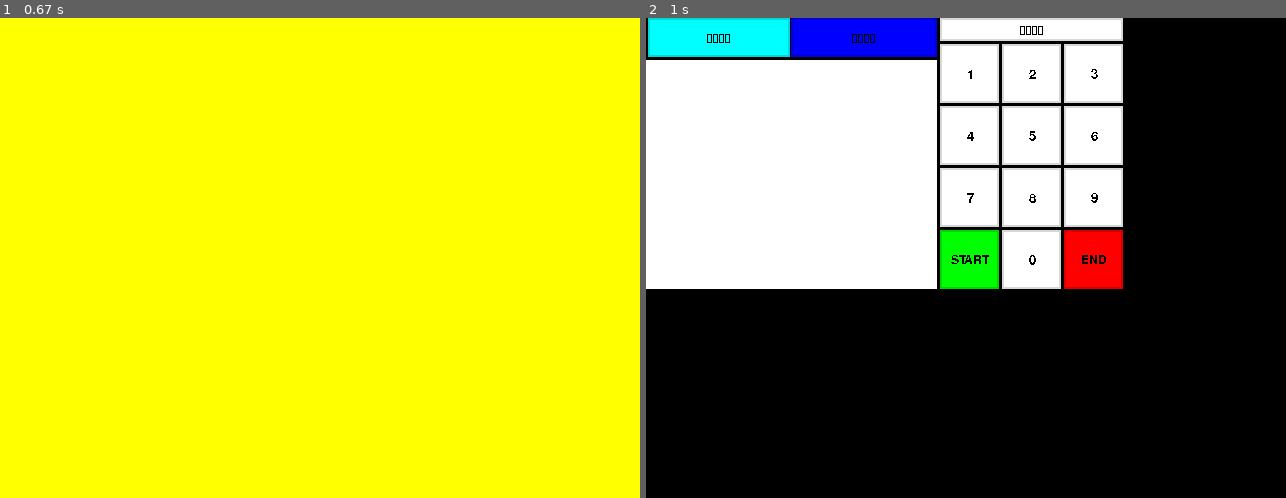
Above: before the commit, frames 1-2 (left to right).
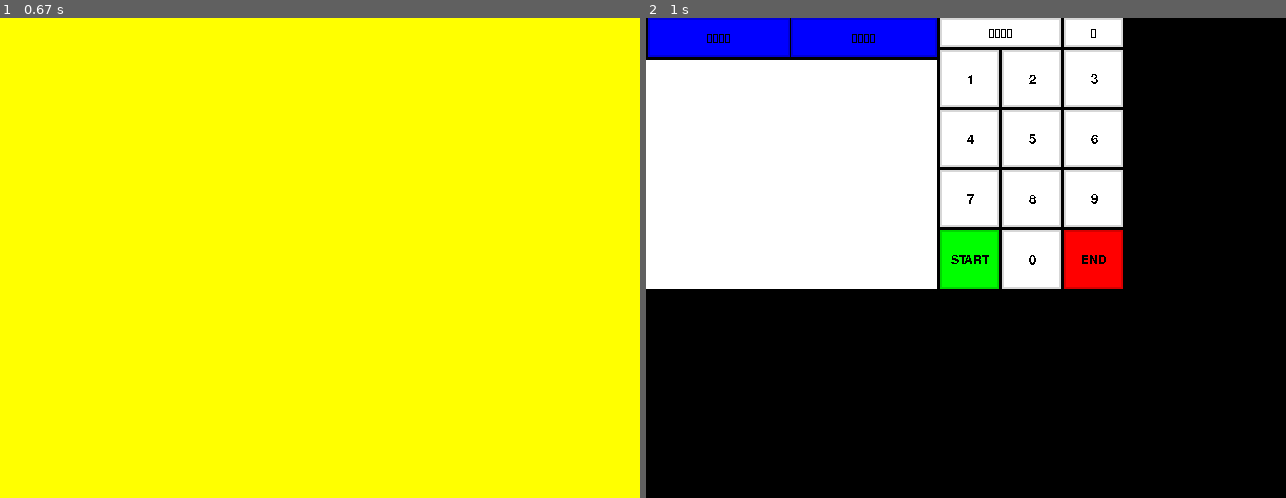
Above: after the commit, the same moments.

Repository: Jyny/gas_gun
Game: pygame game, started from gas_gun.py
The game is run twice, just before and just after one commit, with the same random seed, the same clock (stepped at 60 frames per second) and the same inputs.
Inputs:
- Up to frame 1 (0.67 s): no input
- Up to frame 2 (1 s): no input

Frame 1 is identical in both runs. In frame 2, 3.7% of the frame differs, in the area x 0-75%, y 0-39%.

Commit message:
add backspace and setting button group

Diff:
--- a/gas_gun.py
+++ b/gas_gun.py
@@ -256,6 +256,55 @@
 		text_rect = text.get_rect(center=((self.x1+self.x2)/2, (self.y1+self.y2)/2))
 		screen.blit(text, text_rect)
 
+class setting_button:
+	def __init__(self, x1, x2, y1, y2, text):
+		self.x1 = x1
+		self.x2 = x2
+		self.y1 = y1
+		self.y2 = y2
+		self.color = BLUE
+		self.text = text
+		self.size = 20
+		self.dark = 40
+		self.stat = 0
+
+	def draw(self, screen):
+		dark = (
+			self.color[0]-self.dark if self.color[0] > self.dark else self.color[0],
+			self.color[1]-self.dark if self.color[1] > self.dark else self.color[1],
+			self.color[2]-self.dark if self.color[2] > self.dark else self.color[2])
+		pygame.draw.rect(screen,
+			(YELLOW if self.stat == 1 else dark),
+			[self.x1, self.y1, self.x2-self.x1, self.y2-self.y1])
+		pygame.draw.rect(screen,
+			(GBLUE if self.stat == 1 else BLUE),
+			[self.x1+2, self.y1+2, self.x2-self.x1-4, self.y2-self.y1-4])
+		text = pygame.font.Font('/usr/share/fonts/truetype/wqy/wqy-microhei.ttc', self.size).render(self.text, False, BLACK)
+		text_rect = text.get_rect(center=((self.x1+self.x2)/2, (self.y1+self.y2)/2))
+		screen.blit(text, text_rect)
+
+	def is_click(self, x, y):
+		if( x >= self.x1 and x <= self.x2 and y >= self.y1 and y <= self.y2):
+			return True
+		else:
+			return False
+
+	def blink(self, screen):
+		dark = (
+			self.color[0]-self.dark if self.color[0] > self.dark else self.color[0],
+			self.color[1]-self.dark if self.color[1] > self.dark else self.color[1],
+			self.color[2]-self.dark if self.color[2] > self.dark else self.color[2])
+		pygame.draw.rect(screen, YELLOW, [self.x1, self.y1, self.x2-self.x1, self.y2-self.y1])
+		pygame.draw.rect(screen, dark, [self.x1+2, self.y1+2, self.x2-self.x1-4, self.y2-self.y1-4])
+		text = pygame.font.Font('/usr/share/fonts/truetype/wqy/wqy-microhei.ttc', self.size).render(self.text, False, BLACK)
+		text_rect = text.get_rect(center=((self.x1+self.x2)/2, (self.y1+self.y2)/2))
+		screen.blit(text, text_rect)
+
+	def set_stat(self, stat):
+		if(stat == 1):
+			self.stat = 1
+		else:
+			self.stat = 0
 
 def screen_test(sec):
 	screen.fill(WHITE)
@@ -411,16 +460,17 @@
 
 # init buttons
 buttons = []
-buttons.append(button(294,477,  0, 23, WHITE, b'\xe7\xb5\xb1\xe4\xb8\x80\xe7\xb7\xa8\xe8\x99\x9f'.decode()))
-buttons.append(button(294,353, 26, 85, WHITE, '1'))
-buttons.append(button(356,415, 26, 85, WHITE, '2'))
-buttons.append(button(418,477, 26, 85, WHITE, '3'))
-buttons.append(button(294,353, 88,147, WHITE, '4'))
-buttons.append(button(356,415, 88,147, WHITE, '5'))
-buttons.append(button(418,477, 88,147, WHITE, '6'))
-buttons.append(button(294,353,150,209, WHITE, '7'))
-buttons.append(button(356,415,150,209, WHITE, '8'))
-buttons.append(button(418,477,150,209, WHITE, '9'))
+buttons.append(button(294,415,  0, 29, WHITE, b'\xe7\xb5\xb1\xe4\xb8\x80\xe7\xb7\xa8\xe8\x99\x9f'.decode()))
+buttons.append(button(418,477,  0, 29, WHITE, b'\xe2\x86\x90'.decode()))
+buttons.append(button(294,353, 32, 89, WHITE, '1'))
+buttons.append(button(356,415, 32, 89, WHITE, '2'))
+buttons.append(button(418,477, 32, 89, WHITE, '3'))
+buttons.append(button(294,353, 92,149, WHITE, '4'))
+buttons.append(button(356,415, 92,149, WHITE, '5'))
+buttons.append(button(418,477, 92,149, WHITE, '6'))
+buttons.append(button(294,353,152,209, WHITE, '7'))
+buttons.append(button(356,415,152,209, WHITE, '8'))
+buttons.append(button(418,477,152,209, WHITE, '9'))
 buttons.append(button(356,415,212,271, WHITE, '0'))
 start_button = button(294,353,212,271, GREEN, 'START')
 end_button = button(418,477,212,271, RED, 'END')
@@ -428,20 +478,34 @@
 end_button.size = 18
 buttons.append(start_button)
 buttons.append(end_button)
-buttons.append(button(  2,144, 0, 39, GBLUE, b'\xe8\xa8\xad\xe5\xae\x9a\xe6\xb2\xb9\xe9\x87\x8f'.decode()))
-buttons.append(button(145,291, 0, 39, BLUE, b'\xe8\xa8\xad\xe5\xae\x9a\xe9\x87\x91\xe9\xa1\x8d'.decode()))
+setting_butts = []
+set_mny_butt = setting_button(  2,144, 0, 39, b'\xe8\xa8\xad\xe5\xae\x9a\xe6\xb2\xb9\xe9\x87\x8f'.decode())
+set_oil_butt = setting_button(145,291, 0, 39, b'\xe8\xa8\xad\xe5\xae\x9a\xe9\x87\x91\xe9\xa1\x8d'.decode())
+set_mny_butt.stat = 0
+set_oil_butt.stat = 0
+setting_butts.append(set_mny_butt)
+setting_butts.append(set_oil_butt)
 
 #main
 while True:
 	x, y = read_touch()
 	screen.fill(BLACK)
 	pygame.draw.rect(screen, WHITE, [  0, 42,291,229])
+
 	for butt in buttons:
 		if butt.is_click(x, y):
 			butt.blink(screen)
 		else:
 			butt.draw(screen)
 
+	for key, butt in enumerate(setting_butts):
+		if butt.is_click(x, y):
+			butt.blink(screen)
+			butt.stat = 1
+			setting_butts[(key+1)%2].stat = 0
+		else:
+			butt.draw(screen)
+
 	#draw_corss(x, y)
 	pygame.display.update()
 	stdout.write ("\r" + ('1 ' if x != -1 and y != -1 else '0 ') + "X:{:5d}".format(x) + " Y:{:5d}".format(y))
